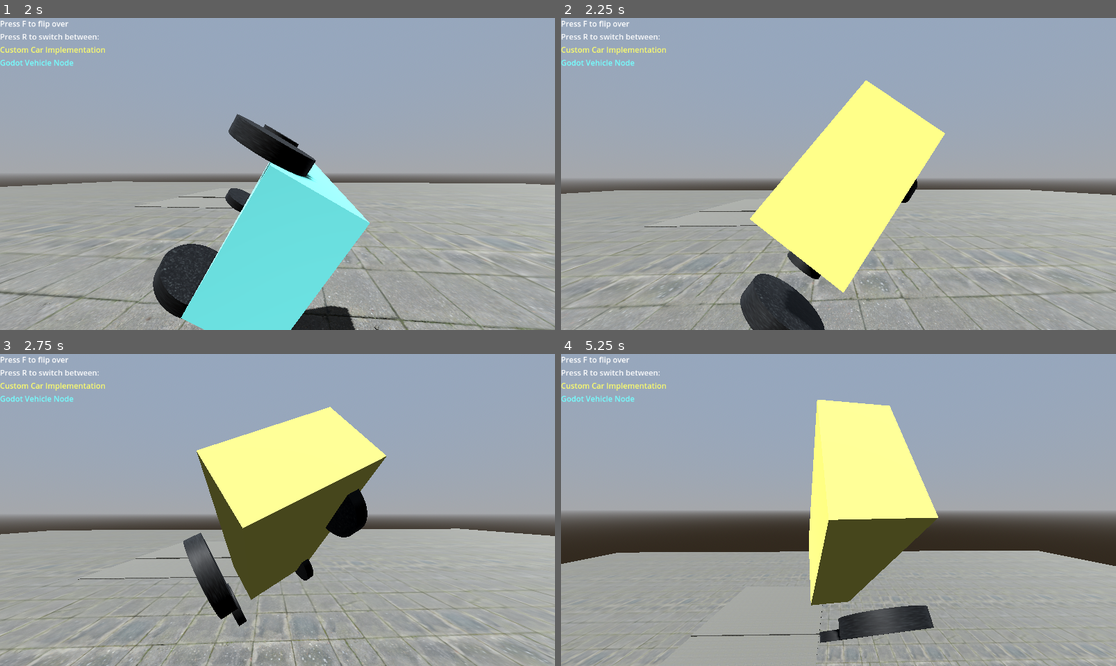
Above: before the commit, frames 1-4 (two rows, left to right).
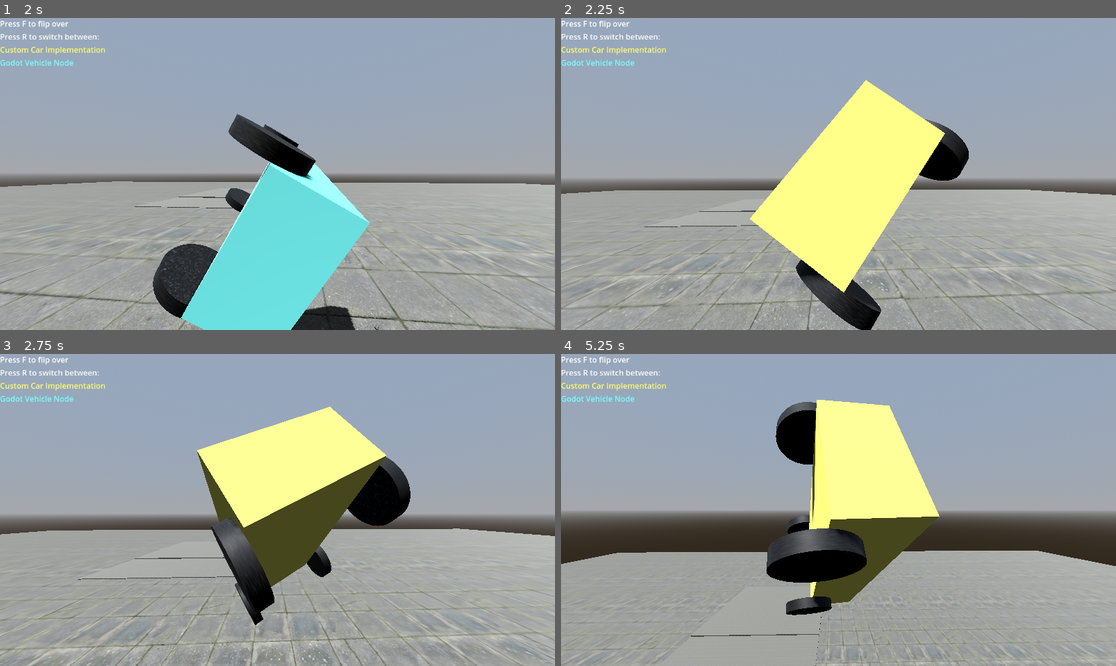
Above: after the commit, the same moments.

Repository: Seerban/godot-vehicle
Game: Godot game, scene res://Scenes/main.tscn
The game is run twice, just before and just after one commit, with the same random seed, the same clock (stepped at 60 frames per second) and the same inputs.
Inputs (mouse positions are in pixels of both pictures, inside the frame that each line leads up to):
- Up to frame 1 (2 s): tap F at 0.5, 1.25, 1.35 s; move the mouse to (305, 174) at 0.52 s; hold W (forward) from 0.53 s (still down); tap R at 0.6 s; click (305, 174) at 0.67 s; move the mouse to (249, 174) at 1.27 s
- Up to frame 2 (2.25 s): keep holding W (forward); tap F at 2 s; move the mouse to (849, 167) at 2.02 s; tap R at 2.1 s
- Up to frame 3 (2.75 s): keep holding W (forward)
- Up to frame 4 (5.25 s): keep holding W (forward); tap F at 2.75, 2.85, 3.5, 4.25, 4.35 s; move the mouse to (832, 516) at 2.77 s; click (832, 516) at 2.92 s; move the mouse to (877, 513) at 3.52 s; tap R at 3.6, 5.1 s; move the mouse to (794, 506) at 4.27 s; move the mouse to (844, 510) at 5.02 s; click (844, 510) at 5.17 s

Frame 1 is identical in both runs. In frame 2, 4.4% of the frame differs, in the area x 20-74%, y 19-100%; in frame 3, 5.2%; in frame 4, 6.0%, in the area x 9-93%, y 14-100%.

Commit message:
Improved steering

Diff:
--- a/Scripts/custom_vehicle.gd
+++ b/Scripts/custom_vehicle.gd
@@ -13,7 +13,6 @@
 			wheels.append(i)
 
 func _physics_process(delta: float) -> void:
-
 	if Input.is_action_pressed("forward"):
 		for w in wheels:
 			w.accelerate(power)
--- a/Scripts/custom_wheel.gd
+++ b/Scripts/custom_wheel.gd
@@ -7,6 +7,7 @@
 
 @export var powered := false
 @export var steering := false
+@export var grip_multiplier := 1
 
 @export_group("Suspension")
 @export var radius := 0.5
@@ -42,7 +43,7 @@
 
 	var relative := global_position - car.global_position
 	var point_velocity := car.linear_velocity + car.angular_velocity.cross(relative)
-	var side_velocity := point_velocity.dot(global_basis.z)
+	var side_velocity := point_velocity.normalized().dot(global_basis.z) * 7.5 * grip_multiplier
 	var force := -global_basis.z * side_velocity * 9.8 * car.mass / 4. * downforce * 1.5
 
 	car.apply_force(force, global_position - car.global_position)
@@ -78,4 +79,4 @@
 	if is_colliding():
 		wheel.global_position = get_collision_point() + global_basis.y * radius
 	else:
-		wheel.global_position = global_position + target_position + global_basis.y * radius
+		wheel.global_position = global_position - global_basis.y * spring_length + global_basis.y * radius
